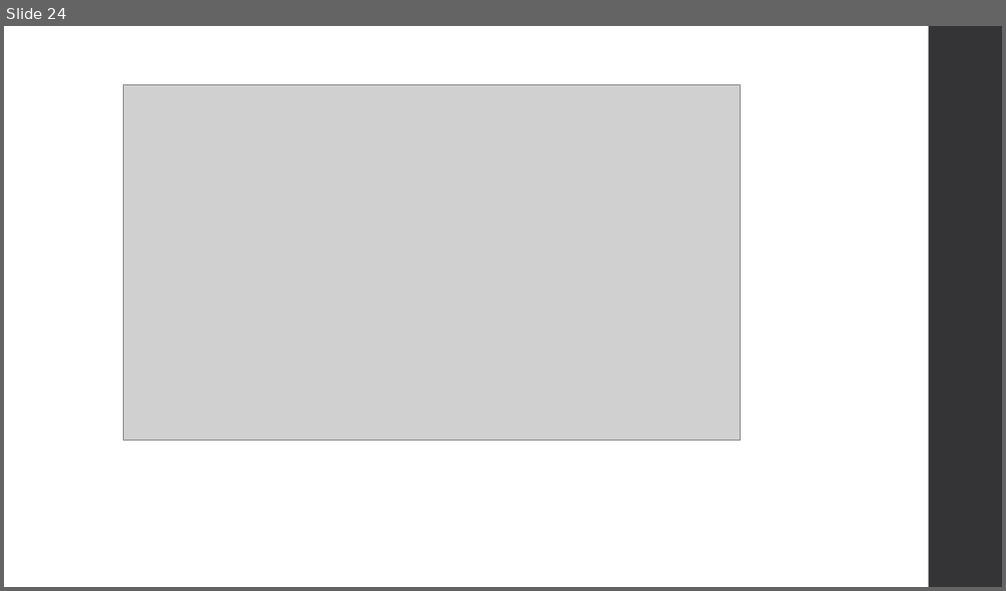
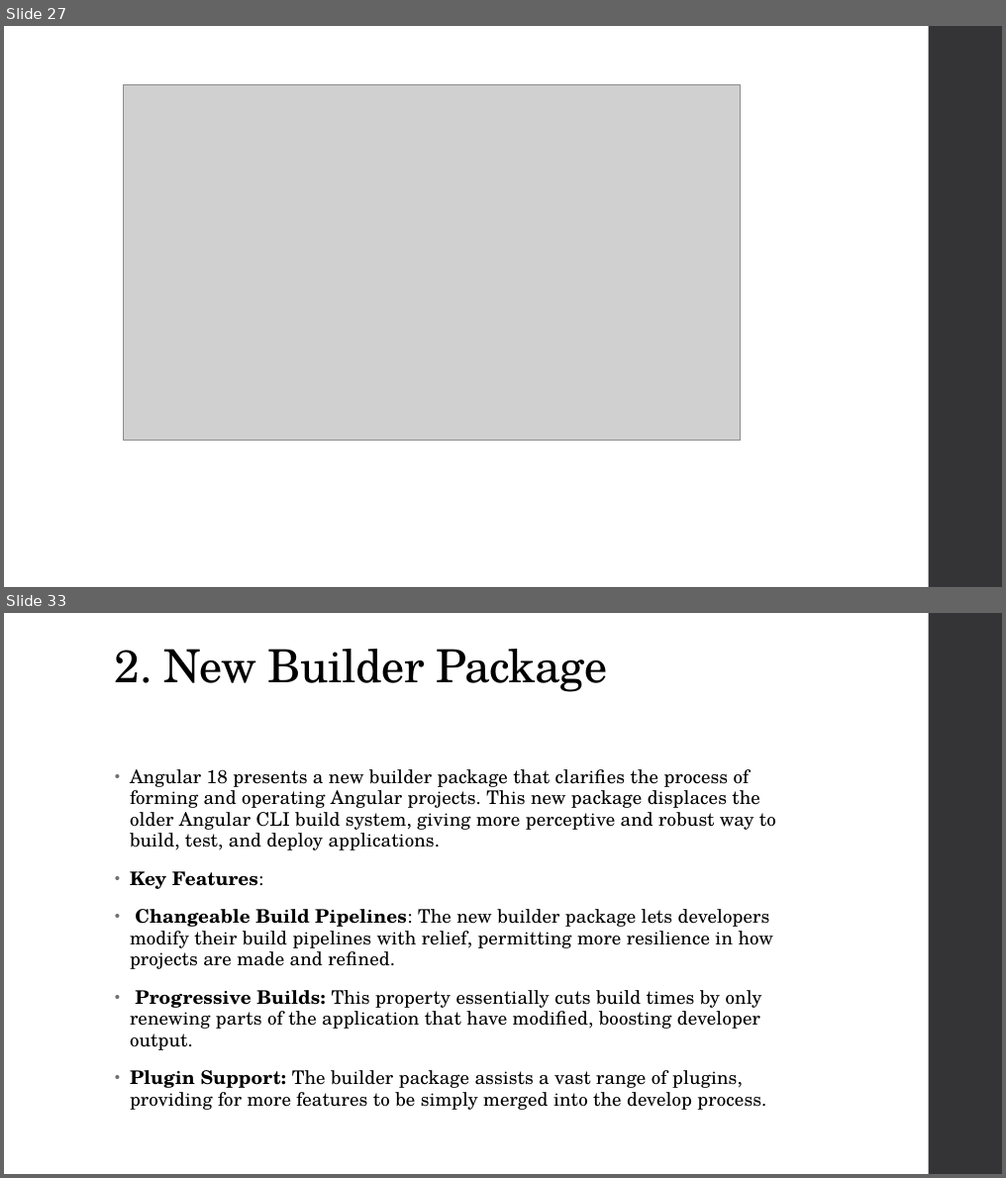
Before and after one commit to Abhijett/Streams, a slide deck: Signals.pptx. Shown one above the other, each under a label of ours: slide 24 before the commit, slides 27 and 33 after it; the slides between them are not shown. The pictures are 1006x591 and 1006x1178 pixels, drawn with LibreOffice and Linux fonts; fonts in the diff are those of the drawing; grey boxes stand for pictures. Boxes give left, top, right and bottom in pixels: in the first picture for what was removed or moved away, otherwise in the second. Text is boxed around its words. In the diff, an @@ line names an element or a change of style, - is before the commit and + after.

```diff
--- a/Signals.pptx
+++ b/Signals.pptx
@@ slide 33 added at [4,613,1002,1174], background #FFFFFF; not listed: 1 template element that a slide beside it also shows @@
@@ title added at [115,649,607,692], 44 pt, text #000000 @@
+2. New Builder Package
@@ text added at [130,769,776,1110], 18 pt, text #000000 @@
+• Angular 18 presents a new builder package that clarifies the process of forming and operating Angular projects. This new package displaces the older Angular CLI build system, giving more perceptive and robust way to build, test, and deploy applications.
+• Key Features:
+• Changeable Build Pipelines: The new builder package lets developers modify their build pipelines with relief, permitting more resilience in how projects are made and refined.
+• Progressive Builds: This property essentially cuts build times by only renewing parts of the application that have modified, boosting developer output.
+• Plugin Support: The builder package assists a vast range of plugins, providing for more features to be simply merged into the develop process.
@@ what was slide 24 is now slide 27 @@
```
Also in this commit, not shown: 3 slides changed, 10 other slides added, 2 slides removed.
